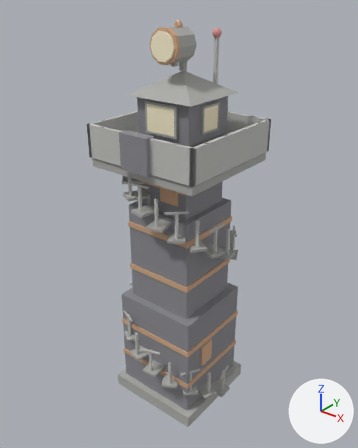
The glTF model tools/models3d/out/strazni_vez.glb, before and after one commit.
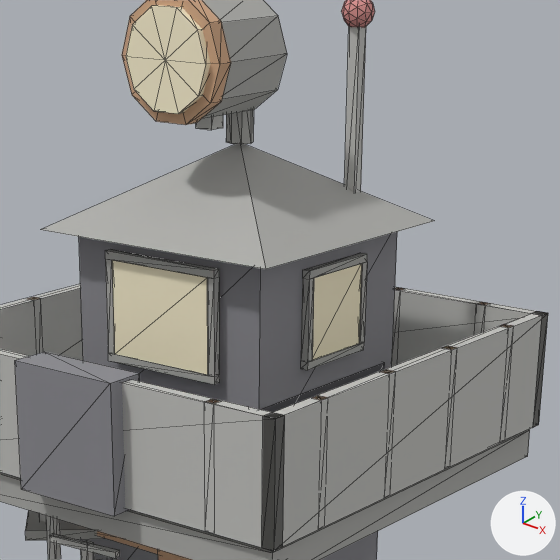
Each version appears first whole from a 50 mm camera at (8.13, -10.22, 12.27) aimed at (-0.08, 0.05, 5.91), and next in a close-up on the part from 32% to 77% of the width and 7% to 42% of the height. Arrows for +X, +Y and +Z are at lower right; the lights stay in place. The older version's two pictures come first. The close-ups show mesh edges as thin lines. Vertices at exactly the same position are counted once.

In view in the first close-up: 'StrazniVez_candle', 'StrazniVez_dark', 'StrazniVez_grey3', 'StrazniVez_grey4', 'StrazniVez_red2', 'StrazniVez_rust'.
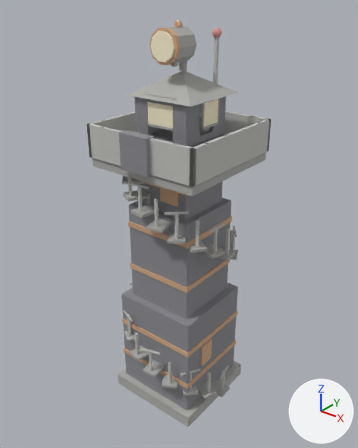
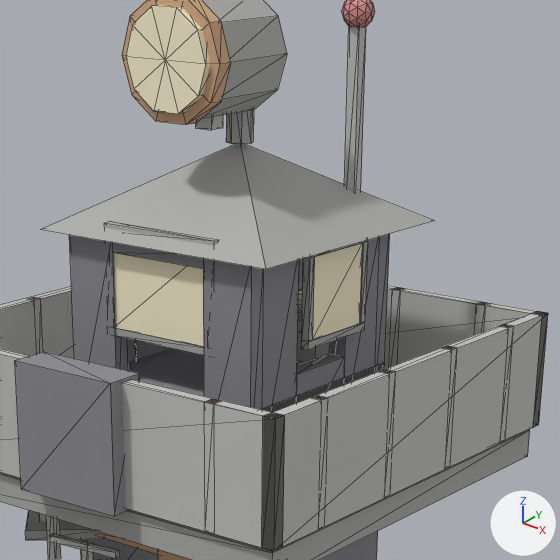
Where the change shows, as pixel boxes (x1, y1, x2, y2) in the close-ups (560 x 560 px; the box of a moved part takes in the faces that stretch with it):
'StrazniVez_dark', reshaped: before (15, 232, 397, 560); after (15, 234, 390, 560)
'StrazniVez_candle', reshaped (8% shorter): before (112, 5, 362, 375); after (114, 5, 363, 347)
part 1 of me_straznivez_grey4, added: after (301, 240, 368, 350)
part 2 of me_straznivez_grey4, moved or reshaped (mostly hidden afterwards): before (105, 249, 367, 385); after (104, 221, 302, 355)
part 3 of me_straznivez_dark, built on: before (79, 232, 397, 411); after (69, 234, 390, 412)
part 4 of me_straznivez_grey3, added: after (297, 320, 330, 362)
part 5 of me_straznivez_candle, moved or reshaped: before (112, 260, 208, 375); after (114, 253, 204, 347)
part 6 of me_straznivez_candle, moved or reshaped: before (313, 264, 362, 360); after (313, 243, 363, 340)

The change, as a list of edits to the scene's bpy script:
```text
Change me_straznivez_grey4:
    used by ob_straznivez_grey4; location = (0.0, 0.0, 0.0)
    remove me_straznivez_grey4.from_pydata(...)  # 532 vertices, 834 faces; spans x -1.82..1.82, y -1.78..1.79, z 0.0..11.3
    add me_straznivez_grey4.from_pydata(...)  # 566 vertices, 890 faces; spans x -1.82..1.82, y -1.78..1.79, z 0.0..11.3
    me_straznivez_grey4 part 1: the loose piece of 24 vertices spanning x 0.82..0.88, y -0.2..0.52, z 8.79..9.51 is copied, and the copy is moved by (0.0, 0.0, 0.15); it spans x 0.82..0.88, y -0.2..0.52, z 8.94..9.66
    me_straznivez_grey4 part 2: 26 vertices moved from x -0.55..0.88, y -0.77..0.52, z 8.74..9.56 to x -0.75..0.67, y -0.77..0.94, z 8.16..9.76; 22 vertices removed from x -0.55..0.88, y -0.77..0.52, z 8.79..9.51; 32 vertices added at x -0.75..0.67, y -0.77..0.94, z 8.16..9.76
Change me_straznivez_dark:
    used by ob_straznivez_dark; location = (0.0, 0.0, 0.0)
    remove me_straznivez_dark.from_pydata(...)  # 40 vertices, 60 faces; spans x -1.34..1.26, y -1.81..1.36, z 0.4..9.66
    add me_straznivez_dark.from_pydata(...)  # 124 vertices, 240 faces; spans x -1.34..1.26, y -1.81..1.36, z 0.4..9.66
    me_straznivez_dark part 3: 6 vertices moved from x -0.89..0.81, y -0.69..1.01, z 8.16..9.66 to x -0.89..-0.46, y -0.79..-0.65, z 8.16..9.66; 2 vertices removed from x -0.89..0.81, y 1.01, z 8.16..9.66; 78 vertices added at x -0.89..0.81, y -0.79..0.91, z 8.16..9.66
    other edits to the shape of me_straznivez_dark do not show in these pictures
Change me_straznivez_grey3:
    used by ob_straznivez_grey3; location = (0.0, 0.0, 0.0)
    remove me_straznivez_grey3.from_pydata(...)  # 360 vertices, 552 faces; spans x -1.82..1.82, y -1.77..1.81, z 0.5..11.1
    add me_straznivez_grey3.from_pydata(...)  # 368 vertices, 564 faces; spans x -1.82..1.82, y -1.77..1.81, z 0.5..11.1
    me_straznivez_grey3 part 4: a new loose piece, a box spanning x -0.49..0.41, y 0.54..0.88, z 8.24..8.94, in mat_grey3 (light grey #c5c5c1)
Change me_straznivez_candle:
    used by ob_straznivez_candle; location = (0.0, 0.0, 0.0)
    remove me_straznivez_candle.from_pydata(...)  # 38 vertices, 64 faces; spans x -0.49..0.87, y -0.77..0.46, z 8.8..11.24
    add me_straznivez_candle.from_pydata(...)  # 38 vertices, 64 faces; spans x -0.49..0.87, y -0.77..0.46, z 9.0..11.24
    me_straznivez_candle part 5: the loose piece of 8 vertices spanning x -0.49..0.41, y -0.77..-0.72, z 8.8..9.5 is moved by (0.0, 0.0, 0.2)
    me_straznivez_candle part 6: the loose piece of 8 vertices spanning x 0.82..0.87, y -0.14..0.46, z 8.85..9.45 is moved by (0.0, 0.0, 0.15)
```
